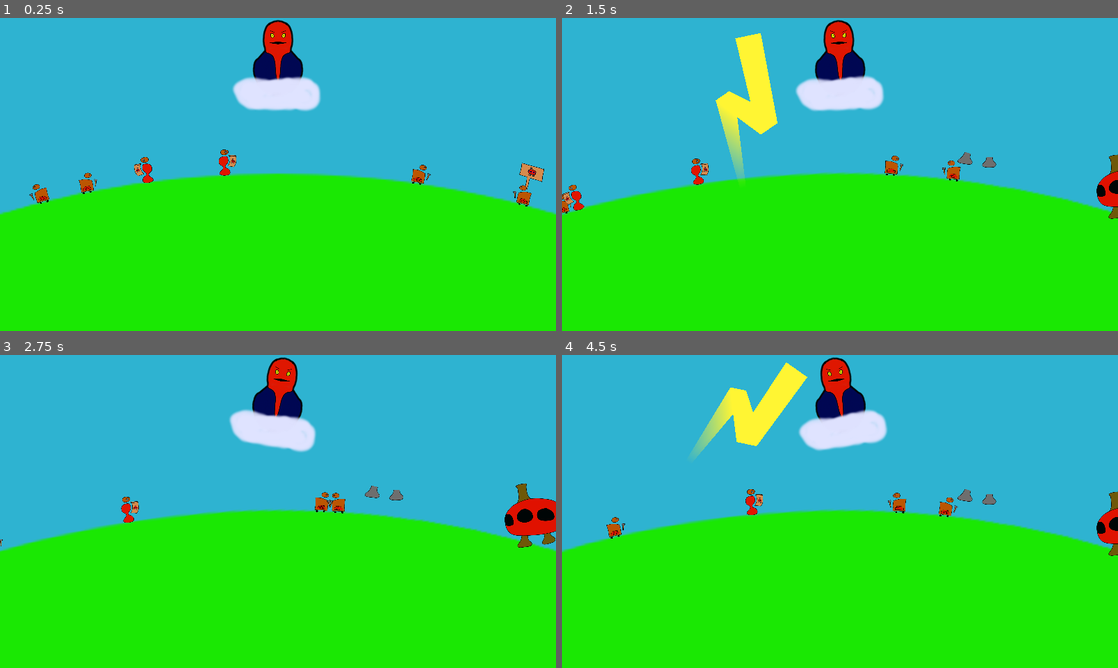
Above: before the commit, frames 1-4 (two rows, left to right).
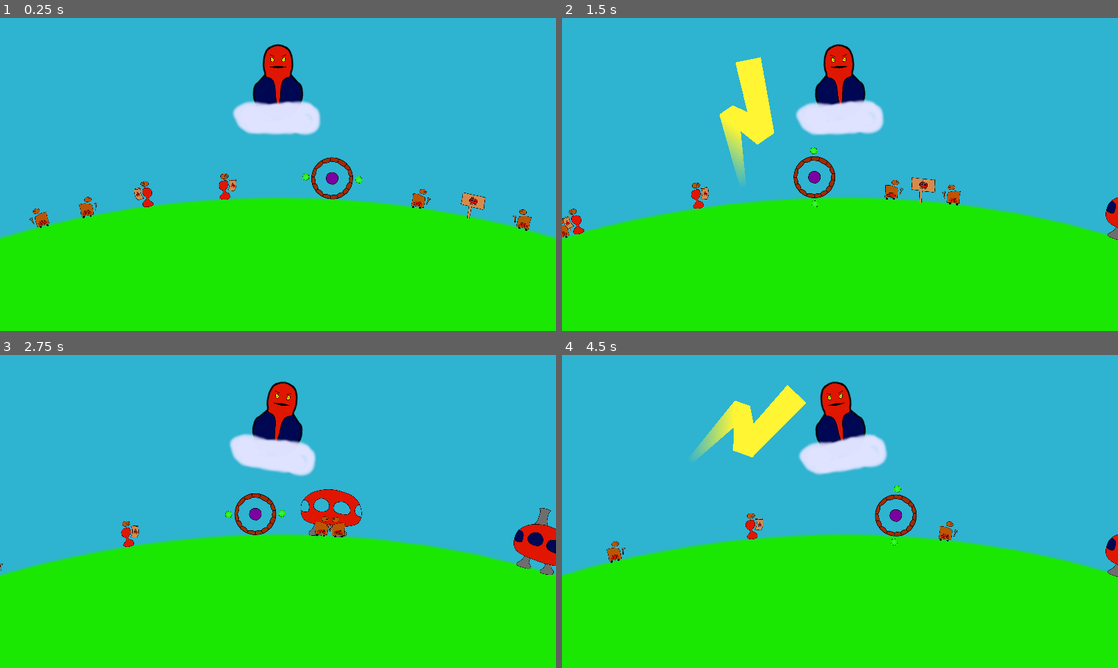
Above: after the commit, the same moments.

Repository: MANM-ANMM/jam_orage_o_rage
Game: Godot game, scene res://scene/main.tscn
The game is run twice, just before and just after one commit, with the same random seed, the same clock (stepped at 60 frames per second) and the same inputs.
Inputs (mouse positions are in pixels of both pictures, inside the frame that each line leads up to):
- Up to frame 1 (0.25 s): no input
- Up to frame 2 (1.5 s): tap Enter (ui_accept) at 0.5, 0.77 s; move the mouse to (962, 158) at 0.52 s; hold Right (move_right) 0.53-1.28 s; click (962, 158) at 0.6 s; move the mouse to (728, 190) at 1.27 s; hold Left (move_left) from 1.28 s (still down); click (728, 190) at 1.35 s
- Up to frame 3 (2.75 s): tap Enter (ui_accept) at 1.52 s; move the mouse to (333, 442) at 2.02 s; release Left (move_left) at 2.03 s; hold Right (move_right) from 2.03 s (still down); click (333, 442) at 2.1 s
- Up to frame 4 (4.5 s): move the mouse to (812, 574) at 2.77 s; click (812, 574) at 2.85 s; tap Enter (ui_accept) at 3.02, 3.77 s; move the mouse to (1006, 558) at 3.52 s; release Right (move_right) at 3.53 s; hold Left (move_left) from 3.53 s (still down); click (1006, 558) at 3.6 s; move the mouse to (673, 464) at 4.27 s; click (673, 464) at 4.35 s

The runs differ from the first frame. In frame 1, 13% of the frame differs, in the area x 0-100%, y 0-71%; in frame 2, 15%; in frame 3, 14%; in frame 4, 15%.

Commit message:
sprite 3

Diff:
--- a/scene/constructions/adeptes/temple.tscn
+++ b/scene/constructions/adeptes/temple.tscn
@@ -14,7 +14,6 @@
 [node name="Temple" instance=ExtResource("1_7kyrf")]
 
 [node name="Icon" type="Sprite2D" parent="." index="0"]
-modulate = Color(1, 0.8, 0.0705882, 1)
 position = Vector2(1, -26)
 scale = Vector2(0.06, 0.06)
 texture = ExtResource("2_dg4lf")
--- a/scene/constructions/apostats/chantier_maison.tscn
+++ b/scene/constructions/apostats/chantier_maison.tscn
@@ -1,8 +1,40 @@
-[gd_scene load_steps=3 format=3 uid="uid://bm17gy6assuyj"]
+[gd_scene load_steps=8 format=3 uid="uid://bm17gy6assuyj"]
 
 [ext_resource type="PackedScene" uid="uid://duk6e7jesc215" path="res://scene/constructions/chantier.tscn" id="1_n7f7m"]
 [ext_resource type="PackedScene" uid="uid://beksk6ijkp4rg" path="res://scene/constructions/apostats/maison.tscn" id="2_gc718"]
+[ext_resource type="Texture2D" uid="uid://c68kgp6bhhb6c" path="res://sprite/construction/maison/0.png" id="3_og5f0"]
+[ext_resource type="Texture2D" uid="uid://ctgvub0vg76ty" path="res://sprite/construction/maison/1.png" id="4_rmhhk"]
+[ext_resource type="Texture2D" uid="uid://blxybf6q4ugh0" path="res://sprite/construction/maison/2.png" id="5_nkqv2"]
+[ext_resource type="Texture2D" uid="uid://u8obiebxh5pv" path="res://sprite/construction/maison/3.png" id="6_3xrj8"]
 
-[node name="ChantierMaison" instance=ExtResource("1_n7f7m")]
+[sub_resource type="SpriteFrames" id="SpriteFrames_hobik"]
+animations = [{
+"frames": [{
+"duration": 1.0,
+"texture": ExtResource("3_og5f0")
+}, {
+"duration": 1.0,
+"texture": ExtResource("4_rmhhk")
+}, {
+"duration": 1.0,
+"texture": ExtResource("5_nkqv2")
+}, {
+"duration": 1.0,
+"texture": ExtResource("6_3xrj8")
+}],
+"loop": true,
+"name": &"chantier_maison",
+"speed": 5.0
+}]
+
+[node name="ChantierMaison" node_paths=PackedStringArray("animated_sprite") instance=ExtResource("1_n7f7m")]
 peuple = 1
+animated_sprite = NodePath("AnimatedSprite2D")
 batiment = ExtResource("2_gc718")
+
+[node name="AnimatedSprite2D" type="AnimatedSprite2D" parent="." index="1"]
+position = Vector2(0, -21)
+scale = Vector2(0.05, 0.05)
+sprite_frames = SubResource("SpriteFrames_hobik")
+animation = &"chantier_maison"
+speed_scale = 0.0
--- a/scene/constructions/apostats/maison.tscn
+++ b/scene/constructions/apostats/maison.tscn
@@ -1,19 +1,20 @@
-[gd_scene load_steps=7 format=3 uid="uid://beksk6ijkp4rg"]
+[gd_scene load_steps=8 format=3 uid="uid://beksk6ijkp4rg"]
 
 [ext_resource type="PackedScene" uid="uid://cew563e1kmwm7" path="res://scene/constructions/batiment.tscn" id="1_bjm10"]
 [ext_resource type="PackedScene" uid="uid://d0bwyfmeukx0o" path="res://scene/constructions/generateur_personnage.tscn" id="2_uw54l"]
 [ext_resource type="PackedScene" uid="uid://byjervgatwfll" path="res://scene/personnages/apostats/apostat_pose_chantier.tscn" id="3_w4pw0"]
 [ext_resource type="PackedScene" uid="uid://nj36kcesrt1o" path="res://scene/personnages/apostats/apostat_constructeur.tscn" id="4_nonan"]
 [ext_resource type="PackedScene" uid="uid://b2yap1l1e3a52" path="res://scene/personnages/apostats/apostat_guerrier.tscn" id="5_3m6tv"]
+[ext_resource type="Texture2D" uid="uid://p1cj8sdb6g23" path="res://sprite/maison.png" id="6_pihkj"]
 
 [sub_resource type="RectangleShape2D" id="RectangleShape2D_hkpc4"]
-size = Vector2(50, 20)
+size = Vector2(50, 37)
 
 [node name="Maison" instance=ExtResource("1_bjm10")]
 peuple = 1
 
 [node name="CollisionShape2D" type="CollisionShape2D" parent="." index="0"]
-position = Vector2(0, -9)
+position = Vector2(0, -17.5)
 shape = SubResource("RectangleShape2D_hkpc4")
 debug_color = Color(0.458824, 0.447059, 1, 0.419608)
 
@@ -28,3 +29,8 @@
 [node name="GenerateurGuerrier" parent="." index="3" instance=ExtResource("2_uw54l")]
 wait_time = 9.0
 scene_personnage = ExtResource("5_3m6tv")
+
+[node name="Sprite2D" type="Sprite2D" parent="." index="4"]
+position = Vector2(0, -21)
+scale = Vector2(0.05, 0.05)
+texture = ExtResource("6_pihkj")
--- a/scene/main.tscn
+++ b/scene/main.tscn
@@ -22,7 +22,7 @@
 ciblage_foudre = NodePath("../../CiblageFoudre")
 
 [node name="Camera2D" type="Camera2D" parent="Planete/Player"]
-position = Vector2(0, -800)
+position = Vector2(0, -820)
 ignore_rotation = false
 zoom = Vector2(2.5, 2.5)
 
@@ -33,10 +33,12 @@
 [node name="batiments" type="Node2D" parent="Planete"]
 
 [node name="ChantierTemple" parent="Planete/batiments" instance=ExtResource("5_f7pyk")]
-position = Vector2(208, -792)
+position = Vector2(160, -788)
+rotation = 0.260103
 
 [node name="Temple" parent="Planete/batiments" instance=ExtResource("6_556qx")]
-position = Vector2(327, -736)
+position = Vector2(326, -734)
+rotation = 0.431243
 
 [node name="Maison" parent="Planete/batiments" instance=ExtResource("7_rnyke")]
 position = Vector2(691, 404)
--- a/scene/personnages/apostats/apostat_constructeur.tscn
+++ b/scene/personnages/apostats/apostat_constructeur.tscn
@@ -1,11 +1,12 @@
-[gd_scene load_steps=5 format=3 uid="uid://nj36kcesrt1o"]
+[gd_scene load_steps=6 format=3 uid="uid://nj36kcesrt1o"]
 
 [ext_resource type="PackedScene" uid="uid://b11tyoc8vc22q" path="res://scene/personnages/personnage.tscn" id="1_1o57u"]
 [ext_resource type="PackedScene" uid="uid://f4bj033thorm" path="res://scene/personnages/modes_deplacements/mode_deplacement_civil.tscn" id="2_c7dt5"]
 [ext_resource type="PackedScene" uid="uid://djdrod7i0doew" path="res://scene/personnages/constructeur.tscn" id="3_gp4ti"]
+[ext_resource type="Texture2D" uid="uid://qd150axgu31e" path="res://sprite/apostat_constructeur.png" id="4_qtq7c"]
 
 [sub_resource type="CircleShape2D" id="CircleShape2D_cisw5"]
-radius = 5.0
+radius = 6.0
 
 [node name="ApostatConstructeur" instance=ExtResource("1_1o57u")]
 peuple = 1
@@ -27,3 +28,6 @@
 debug_color = Color(0.784314, 0.113725, 1, 0.419608)
 
 [node name="Sprite2D" type="Sprite2D" parent="." index="4"]
+position = Vector2(0, -2)
+scale = Vector2(0.03, 0.03)
+texture = ExtResource("4_qtq7c")
--- a/scene/personnages/apostats/apostat_guerrier.tscn
+++ b/scene/personnages/apostats/apostat_guerrier.tscn
@@ -1,14 +1,16 @@
-[gd_scene load_steps=6 format=3 uid="uid://b2yap1l1e3a52"]
+[gd_scene load_steps=8 format=3 uid="uid://b2yap1l1e3a52"]
 
 [ext_resource type="PackedScene" uid="uid://b11tyoc8vc22q" path="res://scene/personnages/personnage.tscn" id="1_1pcxc"]
 [ext_resource type="PackedScene" uid="uid://bnogq2r2rhcu0" path="res://scene/personnages/arme.tscn" id="2_b4pjv"]
+[ext_resource type="Texture2D" uid="uid://b3ei2de1svhmi" path="res://sprite/arme_apostat.png" id="3_212xj"]
 [ext_resource type="PackedScene" uid="uid://b4xjsv0naewry" path="res://scene/personnages/modes_deplacements/mode_deplacement_guerrier.tscn" id="3_o02gp"]
+[ext_resource type="Texture2D" uid="uid://mwkm1iuqvq1r" path="res://sprite/apostat_guerrier.png" id="4_hv2sp"]
 
 [sub_resource type="CircleShape2D" id="CircleShape2D_yq8d6"]
-radius = 8.0
+radius = 18.0
 
 [sub_resource type="CircleShape2D" id="CircleShape2D_04k6o"]
-radius = 2.0
+radius = 3.0
 
 [node name="ApostatGuerrier" instance=ExtResource("1_1pcxc")]
 peuple = 1
@@ -23,11 +25,25 @@
 peuple = 1
 
 [node name="CollisionShape2D" type="CollisionShape2D" parent="Arme" index="0"]
-position = Vector2(0, 11)
+position = Vector2(0, 22)
 shape = SubResource("CircleShape2D_04k6o")
+
+[node name="Sprite2D" type="Sprite2D" parent="Arme/CollisionShape2D" index="0"]
+scale = Vector2(0.055, 0.055)
+texture = ExtResource("3_212xj")
+
+[node name="CollisionShape2D2" type="CollisionShape2D" parent="Arme" index="1"]
+position = Vector2(0, -22)
+shape = SubResource("CircleShape2D_04k6o")
+
+[node name="Sprite2D2" type="Sprite2D" parent="Arme/CollisionShape2D2" index="0"]
+scale = Vector2(0.055, 0.055)
+texture = ExtResource("3_212xj")
 
 [node name="ModeDeplacementGuerrier" parent="." index="2" node_paths=PackedStringArray("personnage", "sprite") instance=ExtResource("3_o02gp")]
 personnage = NodePath("..")
 sprite = NodePath("../Sprite2D")
 
 [node name="Sprite2D" type="Sprite2D" parent="." index="4"]
+scale = Vector2(0.07, 0.07)
+texture = ExtResource("4_hv2sp")
--- a/scene/personnages/apostats/apostat_pose_chantier.tscn
+++ b/scene/personnages/apostats/apostat_pose_chantier.tscn
@@ -1,11 +1,11 @@
-[gd_scene load_steps=5 format=3 uid="uid://byjervgatwfll"]
+[gd_scene load_steps=6 format=3 uid="uid://byjervgatwfll"]
 
 [ext_resource type="PackedScene" uid="uid://b11tyoc8vc22q" path="res://scene/personnages/personnage.tscn" id="1_uhwoc"]
 [ext_resource type="PackedScene" uid="uid://c8np6dwgtsylx" path="res://scene/personnages/pose_chantier.tscn" id="2_tdiab"]
 [ext_resource type="PackedScene" uid="uid://f4bj033thorm" path="res://scene/personnages/modes_deplacements/mode_deplacement_civil.tscn" id="3_yt62e"]
+[ext_resource type="Texture2D" uid="uid://ctq4x1uq7kkmy" path="res://sprite/apostat_pose_maison.png" id="4_ms722"]
 
 [sub_resource type="CircleShape2D" id="CircleShape2D_fgymf"]
-radius = 5.0
 
 [node name="ApostatPoseChantier" instance=ExtResource("1_uhwoc")]
 peuple = 1
@@ -23,5 +23,5 @@
 sprite = NodePath("../Sprite2D")
 
 [node name="Sprite2D" type="Sprite2D" parent="." index="4"]
-position = Vector2(1, -4)
 scale = Vector2(0.04, 0.04)
+texture = ExtResource("4_ms722")
Binary file added: sprite/apostat_constructeur.png
Not shown, added: sprite/apostat_constructeur.png.import
Binary file added: sprite/apostat_guerrier.png
Not shown, added: sprite/apostat_guerrier.png.import
Binary file added: sprite/apostat_pose_maison.png
Not shown, added: sprite/apostat_pose_maison.png.import
Binary file added: sprite/arme_apostat.png
Not shown, added: sprite/arme_apostat.png.import
Binary file added: sprite/construction/maison/0.png
Not shown, added: sprite/construction/maison/0.png.import
Binary file added: sprite/construction/maison/1.png
Not shown, added: sprite/construction/maison/1.png.import
(and 22 more such lines)
